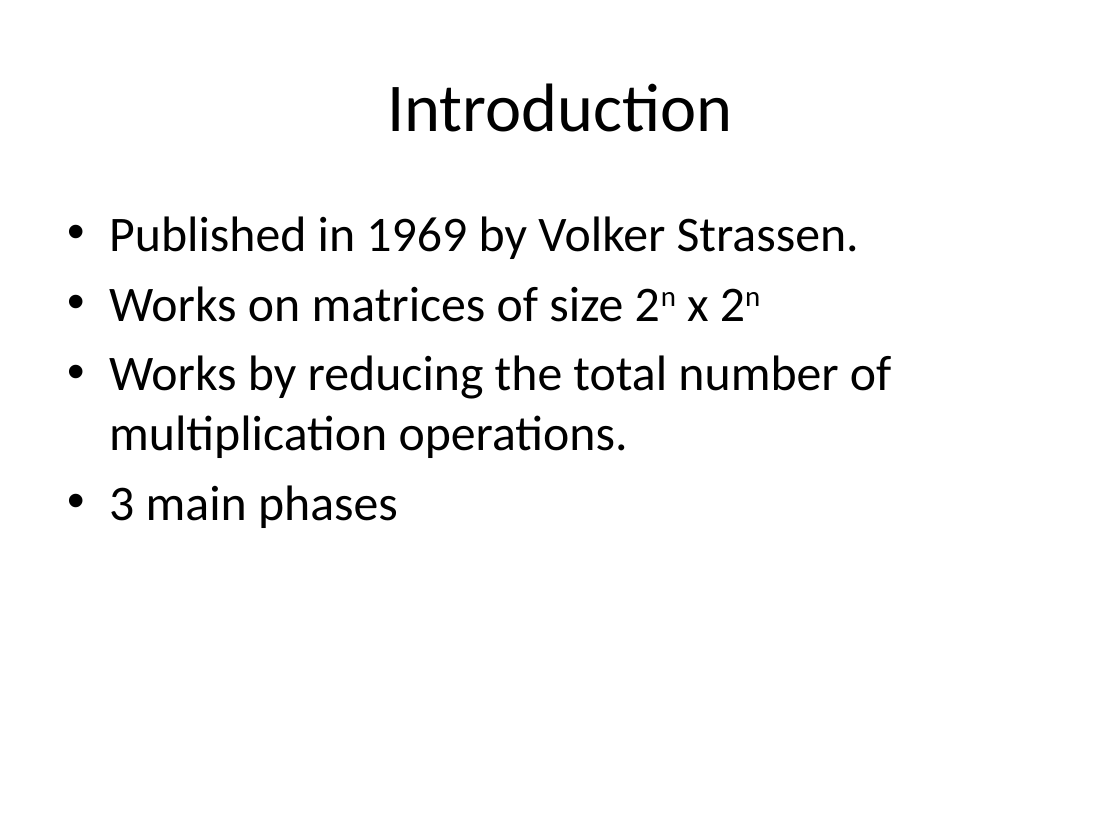
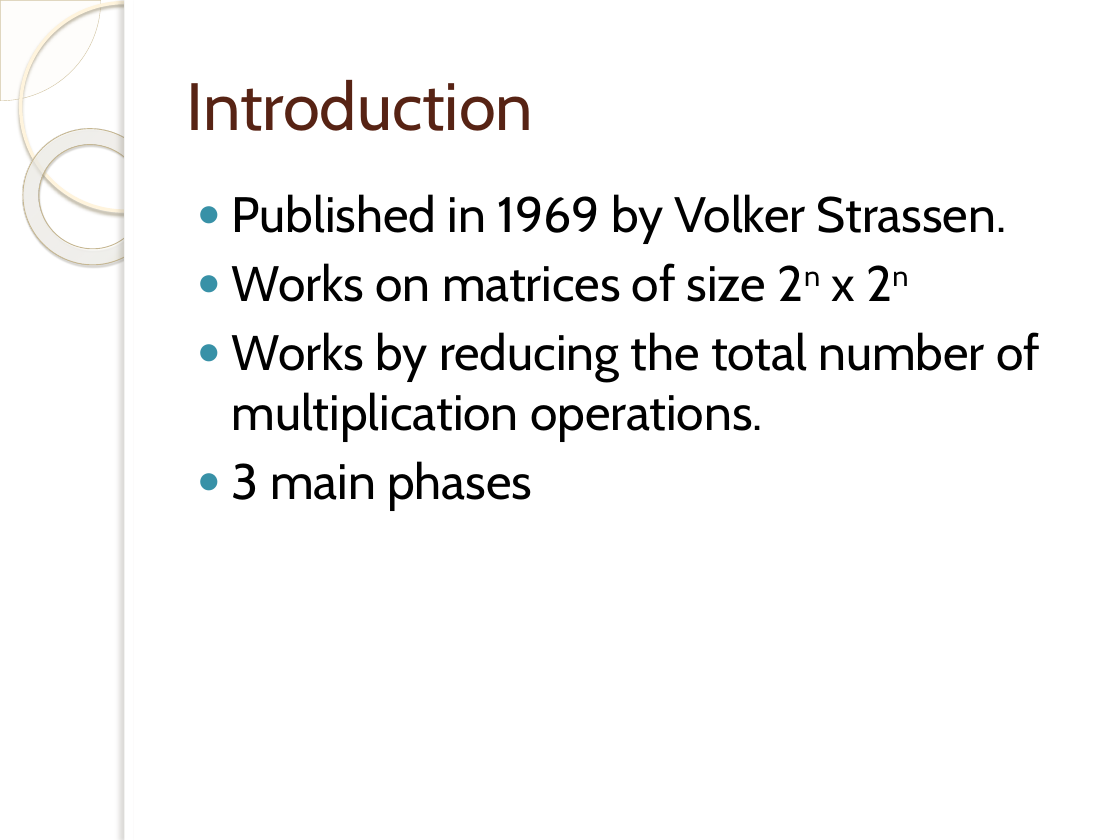
Before and after one commit to pruthvishetty/strassen, a slide deck: slide 2 of Strassen Multiplication Algorithm.pptx. Drawn at 1120x840 pixels with LibreOffice and Linux fonts; fonts in the diff are those of the drawing; background and template pictures are left out. Boxes give left, top, right and bottom in pixels: in the first picture for what was removed or moved away, otherwise in the second. Text is boxed around its words. In the diff, an @@ line names an element or a change of style, - is before the commit and + after.

Commit message:
Updated the powerpoint presentation with plots and results, and set the formatting. Was able to create plots in excel that were easy-ish to read.

```diff
--- a/Strassen Multiplication Algorithm.pptx
+++ b/Strassen Multiplication Algorithm.pptx
@@ pie slice (boxed as its full ellipse) added at (x1=0, y1=0, x2=101, y2=101), fill #FEFAF4 at 33% opacity, outline #D3C39F 0.25 pt @@
@@ ellipse added at (x1=20, y1=2, x2=228, y2=211), outline #FFF5DE 2.15 pt @@
@@ rectangle added at (x1=124, y1=0, x2=1120, y2=840), fill #FFFFFF @@
@@ rectangle added at (x1=124, y1=0, x2=133, y2=840), fill #FFFFFF @@
@@ title "Introduction" moved from (x1=387, y1=83, x2=732, y2=132) to (x1=187, y1=80, x2=533, y2=131) @@
@@ title "Introduction" at (x1=187, y1=80, x2=533, y2=131): size 44 to 43 pt, font Calibri to Cabin, text colour #000000 to #572314; alignment centre to left @@
@@ donut added at (x1=0, y1=101, x2=187, y2=292), fill gradient #FFFCF6 to #FFFEFB to #F0D28E, outline #C7B893 0.58 pt @@
@@ text "Published in 1969 by Volker ..." moved from (x1=109, y1=216, x2=891, y2=528) to (x1=232, y1=194, x2=1040, y2=510) @@
@@ text "Published in 1969 by Volker ..." at (x1=232, y1=194, x2=1040, y2=510): font Calibri to Cabin; bullet • to ● @@
```
Also in this commit, not shown: 6 other slides changed, 4 slides added, 1 slide removed, 2 other files.
